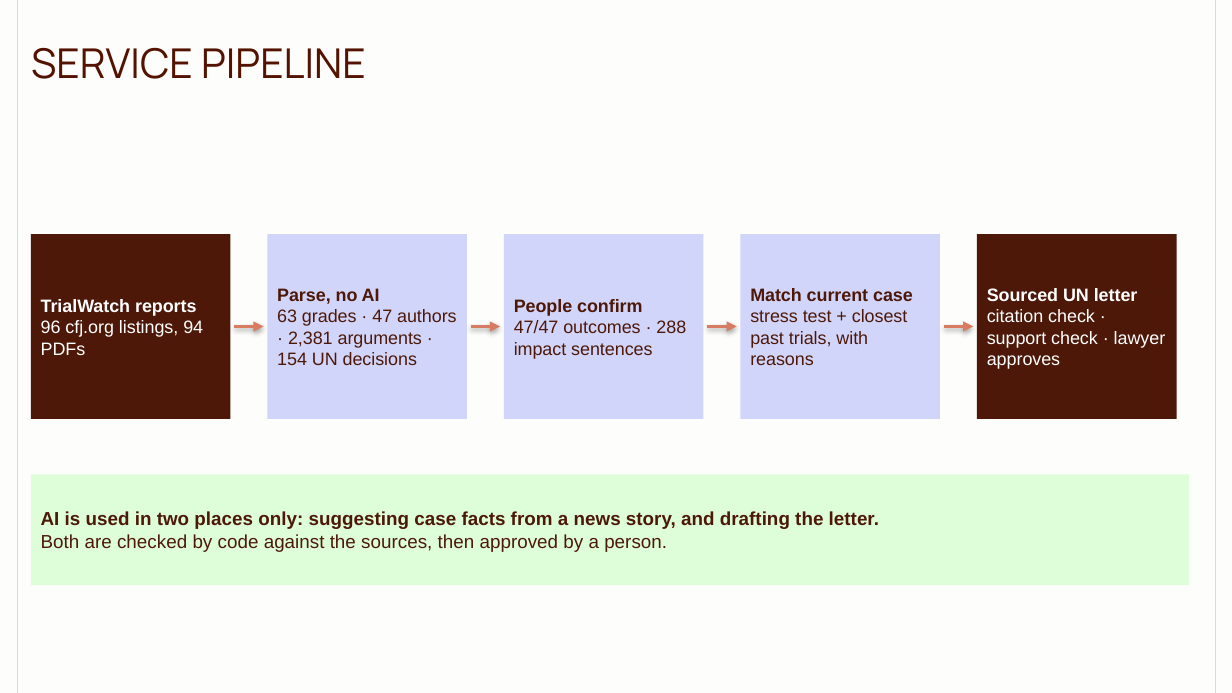
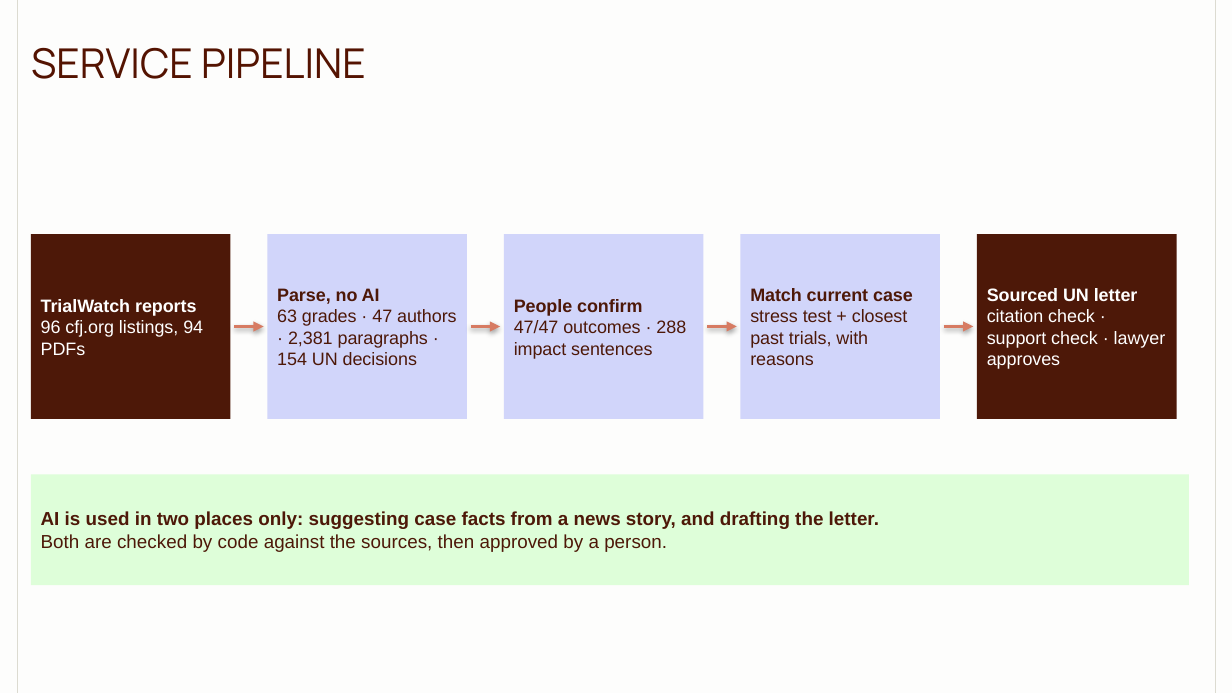
Before and after one commit to valentinasilva8/fairtrial-ai-hackathon, a slide deck: slide 8 of pitch/Precedent_and_Practice.pptx. Drawn at 1232x693 pixels with LibreOffice and Linux fonts; fonts in the diff are those of the drawing. Boxes give left, top, right and bottom in pixels: in the first picture for what was removed or moved away, otherwise in the second. Text is boxed around its words. In the diff, an @@ line names an element or a change of style, - is before the commit and + after.

```diff
--- a/pitch/Precedent_and_Practice.pptx
+++ b/pitch/Precedent_and_Practice.pptx
@@ text in rectangle at <box>277,309,457,365</box>: text changed @@
-63 grades · 47 authors · 2,381 arguments · 154 UN decisions
+63 grades · 47 authors · 2,381 paragraphs · 154 UN decisions
```
Also in this commit, not shown: 3 other slides changed, 1 other file.
